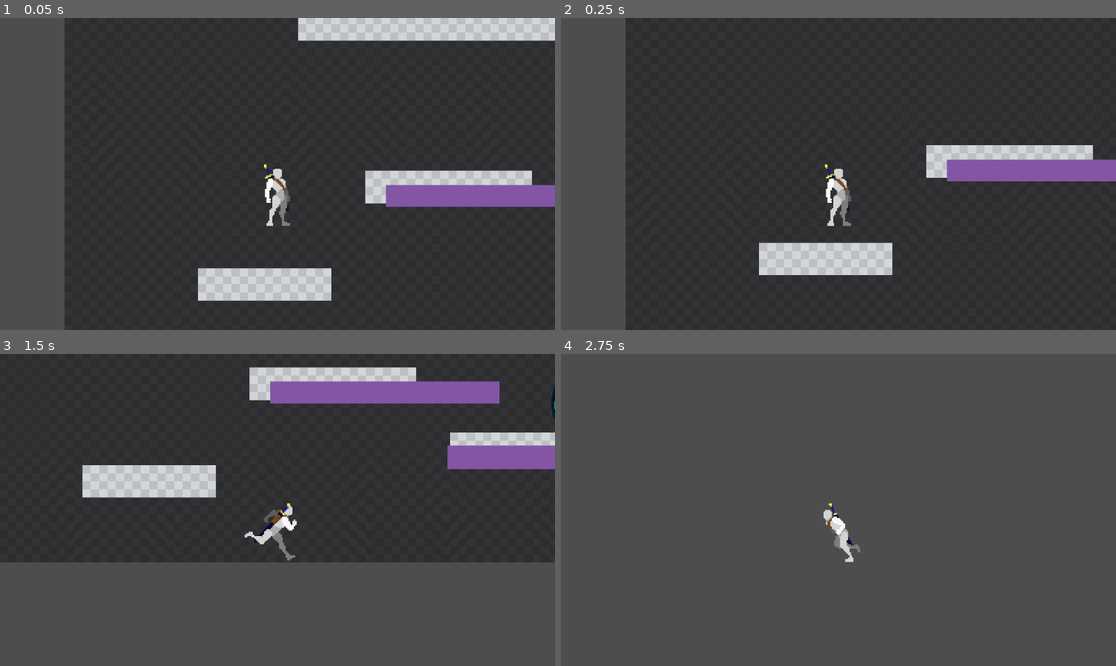
Above: before the commit, frames 1-4 (two rows, left to right).
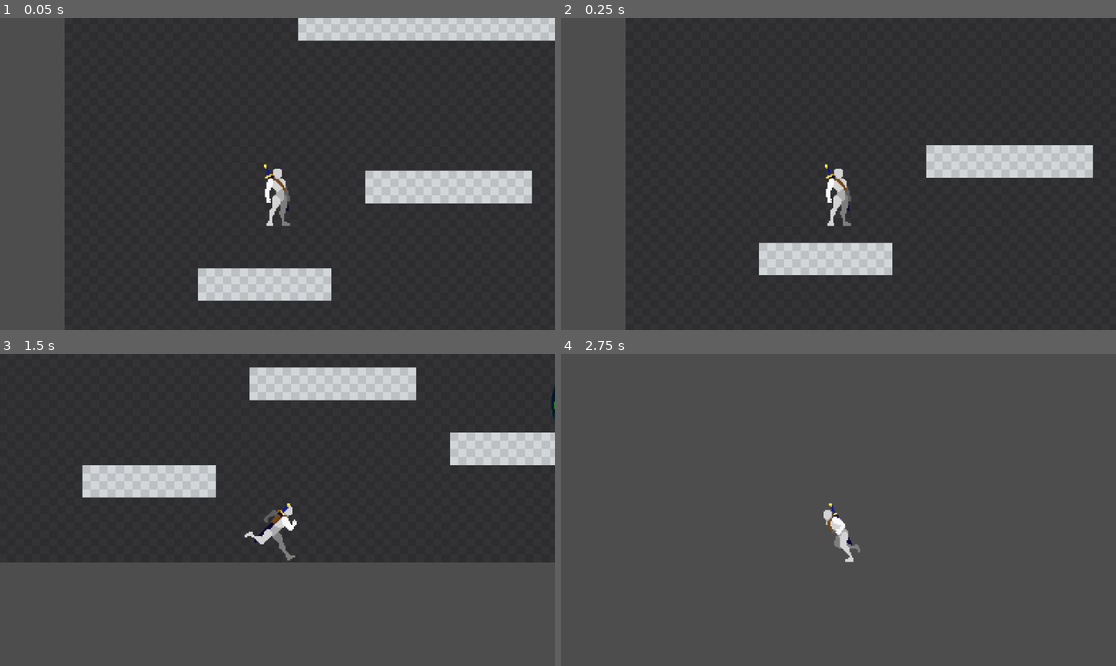
Above: after the commit, the same moments.

Repository: Lidrial/projet_69
Game: Godot game, scene res://demo_level.tscn
The game is run twice, just before and just after one commit, with the same random seed, the same clock (stepped at 60 frames per second) and the same inputs. This scene is started directly instead of the project's main scene.
Inputs:
- Up to frame 1 (0.05 s): no input
- Up to frame 2 (0.25 s): no input
- Up to frame 3 (1.5 s): tap Enter (ui_accept) at 0.5, 0.77 s; hold Shift (input_shift) 0.53-1.28 s; hold D (input_move_right) from 0.53 s (still down); tap Space (input_space) at 1.35 s
- Up to frame 4 (2.75 s): tap Enter (ui_accept) at 1.52 s; release D (input_move_right) at 2.03 s; hold A (input_move_left) from 2.03 s (still down); hold Shift (input_shift) from 2.03 s (still down)

The runs differ from the first frame. In frame 1, 2.2% of the frame differs, in the area x 69-100%, y 53-61%; in frame 2, 2.1%; in frame 3, 4.5%, in the area x 48-100%, y 8-37%; in frame 4, nothing differs.

Commit message:
enemy attacking when player in range

Diff:
--- a/CthuluBody2D.gd
+++ b/CthuluBody2D.gd
@@ -1,12 +1,14 @@
 extends CharacterBody2D
 
-const SPEED = 150.0
+const SPEED = 500.0
 var mouvementX = 0
 var saut = 0
 var action #deffinition des action a effectuer
 var temp = 10
 const JUMP_VELOCITY = -400.0
 var HasJumped = false
+var is_attacking = false
+
 
 
 # Get the gravity from the project settings to be synced with RigidBody nodes.
@@ -18,6 +20,8 @@
 
 # Called every frame. 'delta' is the elapsed time since the previous frame.
 func _physics_process(delta):
+	if is_attacking:
+		return
 
 	if not is_on_floor():
 		velocity.y += gravity * delta
@@ -71,7 +75,14 @@
 func _on_area_2d_body_entered(body):
 	#attaquer
 
-	print("detect")
+	print("detect", body)
 	%AnimatedCthulu2D.play("1atk")
+	is_attacking = true
+	pass # Replace with function body.
 
+
+func _on_area_2d_body_exited(body):
+	#arreter d'attaquer
+	print("undetect", body)
+	is_attacking = false
 	pass # Replace with function body.
--- a/mob_cthulu.tscn
+++ b/mob_cthulu.tscn
@@ -314,6 +314,7 @@
 
 [node name="CthuluBody2D" type="CharacterBody2D" parent="."]
 unique_name_in_owner = true
+collision_mask = 3
 script = ExtResource("1_vdmb0")
 
 [node name="AnimatedCthulu2D" type="AnimatedSprite2D" parent="CthuluBody2D"]
@@ -337,14 +338,15 @@
 position = Vector2(98, 67)
 rotation = 1.5708
 scale = Vector2(0.41377, 0.513611)
+collision_mask = 2
 
 [node name="CollisionShape2D" type="CollisionShape2D" parent="CthuluBody2D/Area2D"]
 shape = SubResource("CapsuleShape2D_oqq6f")
 
 [node name="StaticBody2D" type="StaticBody2D" parent="."]
+process_mode = 4
+visible = false
 position = Vector2(-264, -370)
-collision_layer = 15
-collision_mask = 15
 
 [node name="CollisionShape2D" type="CollisionShape2D" parent="StaticBody2D"]
 position = Vector2(496, 491)
@@ -360,10 +362,10 @@
 color = Color(0.517647, 0.333333, 0.647059, 1)
 
 [node name="StaticBody2D2" type="StaticBody2D" parent="."]
+process_mode = 4
+visible = false
 position = Vector2(-296, -402)
 scale = Vector2(0.480033, 0.938256)
-collision_layer = 15
-collision_mask = 15
 
 [node name="CollisionShape2D" type="CollisionShape2D" parent="StaticBody2D2"]
 position = Vector2(496, 491)
@@ -379,9 +381,9 @@
 color = Color(0.517647, 0.333333, 0.647059, 1)
 
 [node name="StaticBody2D3" type="StaticBody2D" parent="."]
+process_mode = 4
+visible = false
 position = Vector2(139, -412)
-collision_layer = 15
-collision_mask = 15
 
 [node name="CollisionShape2D" type="CollisionShape2D" parent="StaticBody2D3"]
 position = Vector2(496, 491)
@@ -397,3 +399,4 @@
 color = Color(0.517647, 0.333333, 0.647059, 1)
 
 [connection signal="body_entered" from="CthuluBody2D/Area2D" to="CthuluBody2D" method="_on_area_2d_body_entered"]
+[connection signal="body_exited" from="CthuluBody2D/Area2D" to="CthuluBody2D" method="_on_area_2d_body_exited"]
--- a/prototype_character.tscn
+++ b/prototype_character.tscn
@@ -450,6 +450,7 @@
 [node name="PrototypeBody2D" type="CharacterBody2D"]
 position = Vector2(484, 440)
 scale = Vector2(2, 2)
+collision_layer = 3
 script = ExtResource("1_rgh7o")
 
 [node name="AnimatedSprite2D" type="AnimatedSprite2D" parent="."]
Not shown: 1 places in demo_level.tscn that only renumber resources
Not shown: 1 places in prototype_character.tscn that only renumber resources
